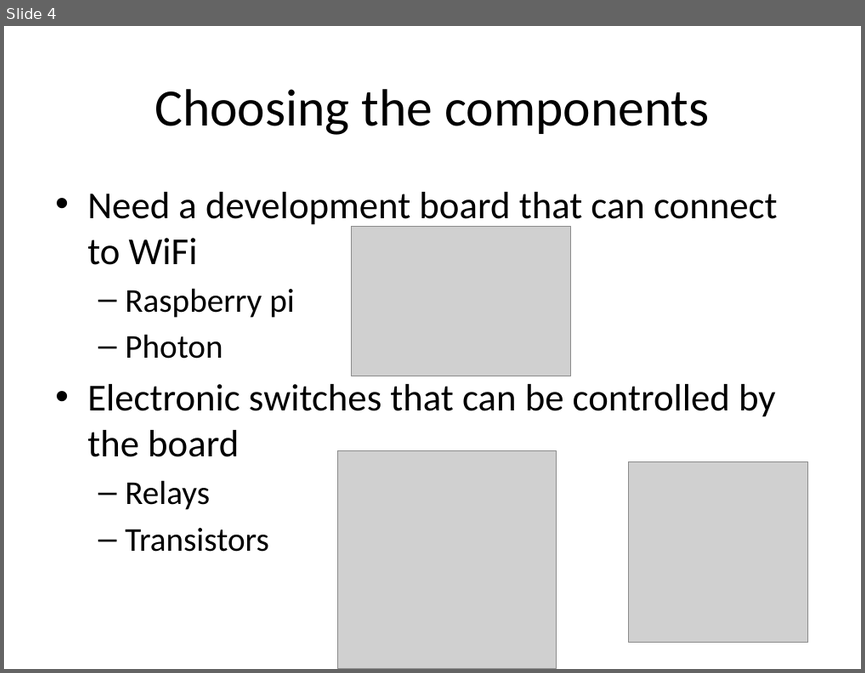
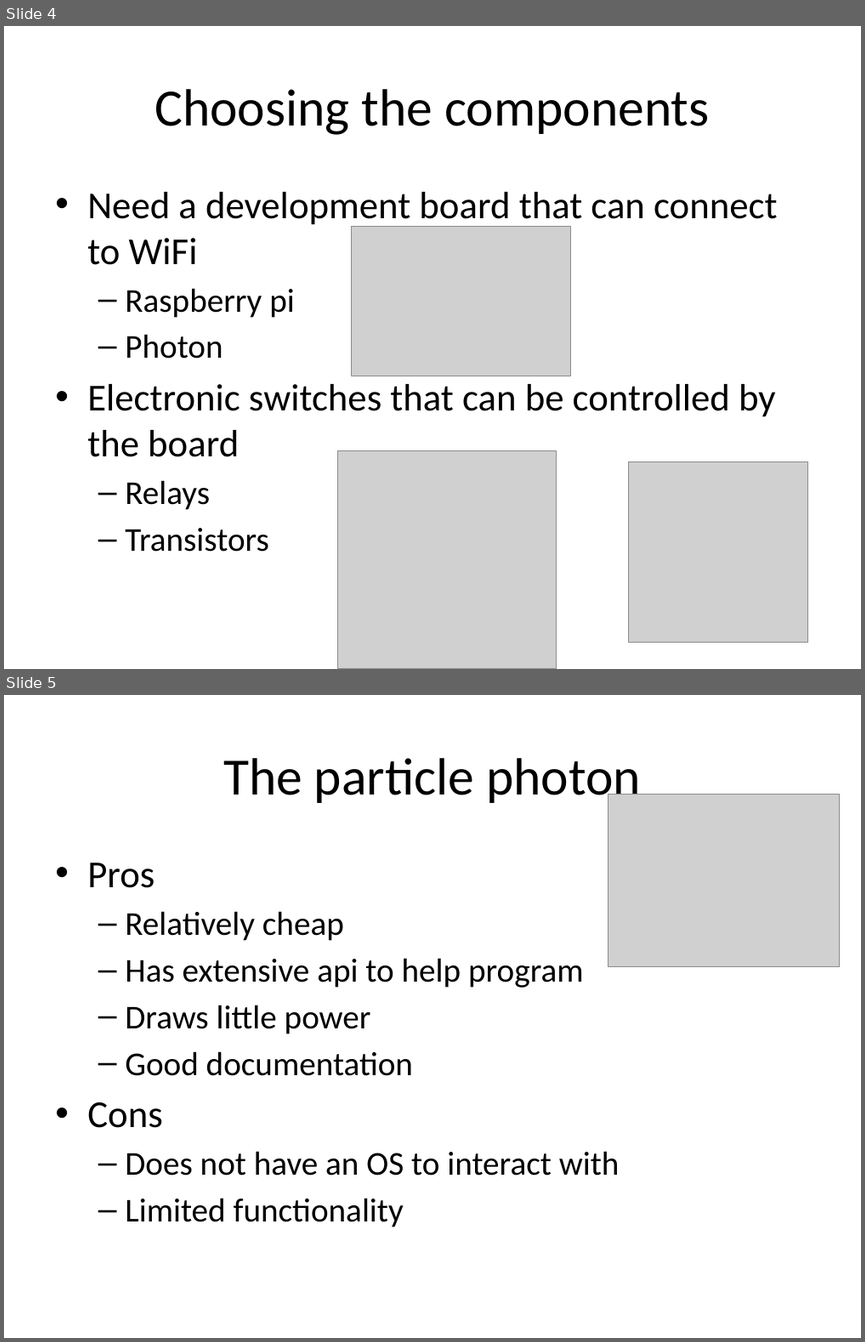
Before and after one commit to AngrySaltyFish/EPQ, a slide deck: EPQ – Artefact.pptx. Shown one above the other, each under a label of ours: slide 4 before the commit, slides 4 and 5 after it. The pictures are 865x673 and 865x1342 pixels, drawn with LibreOffice and Linux fonts; fonts in the diff are those of the drawing; grey boxes stand for pictures. Boxes give left, top, right and bottom in pixels: in the first picture for what was removed or moved away, otherwise in the second. Text is boxed around its words. In the diff, an @@ line names an element or a change of style, - is before the commit and + after.

Commit message:
Updating presentation

```diff
--- a/EPQ – Artefact.pptx
+++ b/EPQ – Artefact.pptx
@@ slide 5 added at bbox=[4, 695, 861, 1338], background #FFFFFF @@
@@ title added at bbox=[223, 758, 641, 807], 44 pt, text #000000 @@
+The particle photon
@@ picture added at bbox=[608, 794, 840, 967] @@
@@ text added at bbox=[87, 862, 619, 1227], 28 pt, text #000000 @@
+• Pros
+  – Relatively cheap
+  – Has extensive api to help program
+  – Draws little power
+  – Good documentation
+• Cons
+  – Does not have an OS to interact with
+  – Limited functionality
```
Also in this commit, not shown: 9 other slides added, 1 other file.
